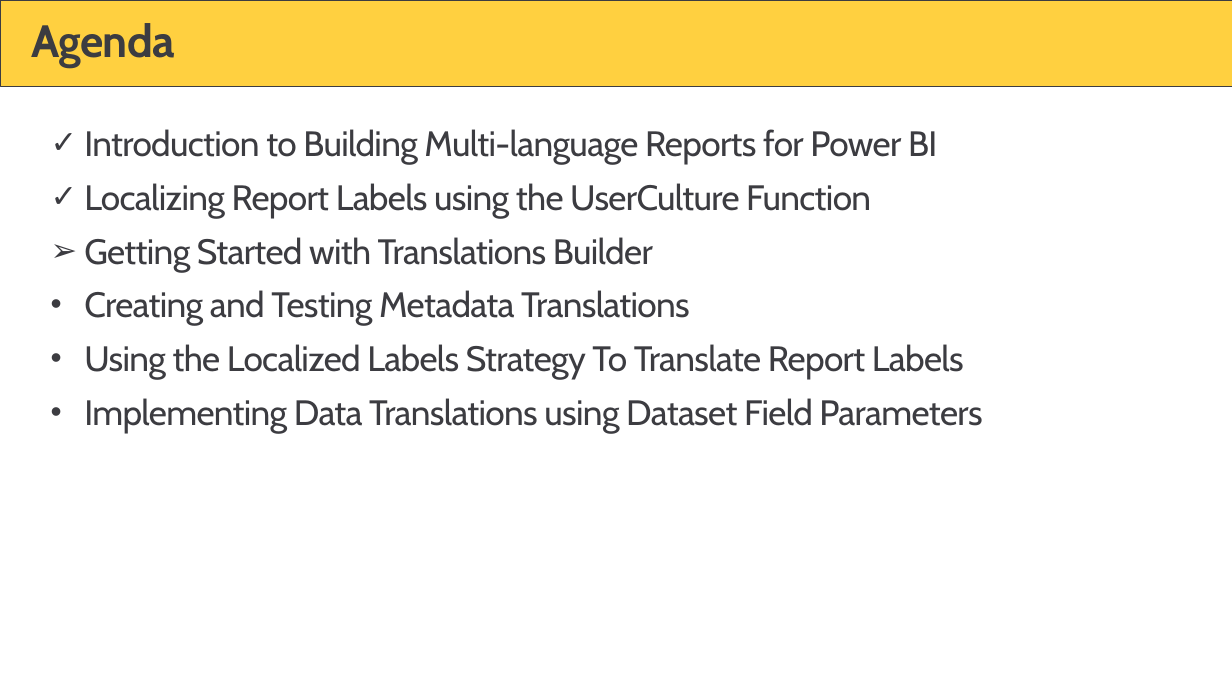
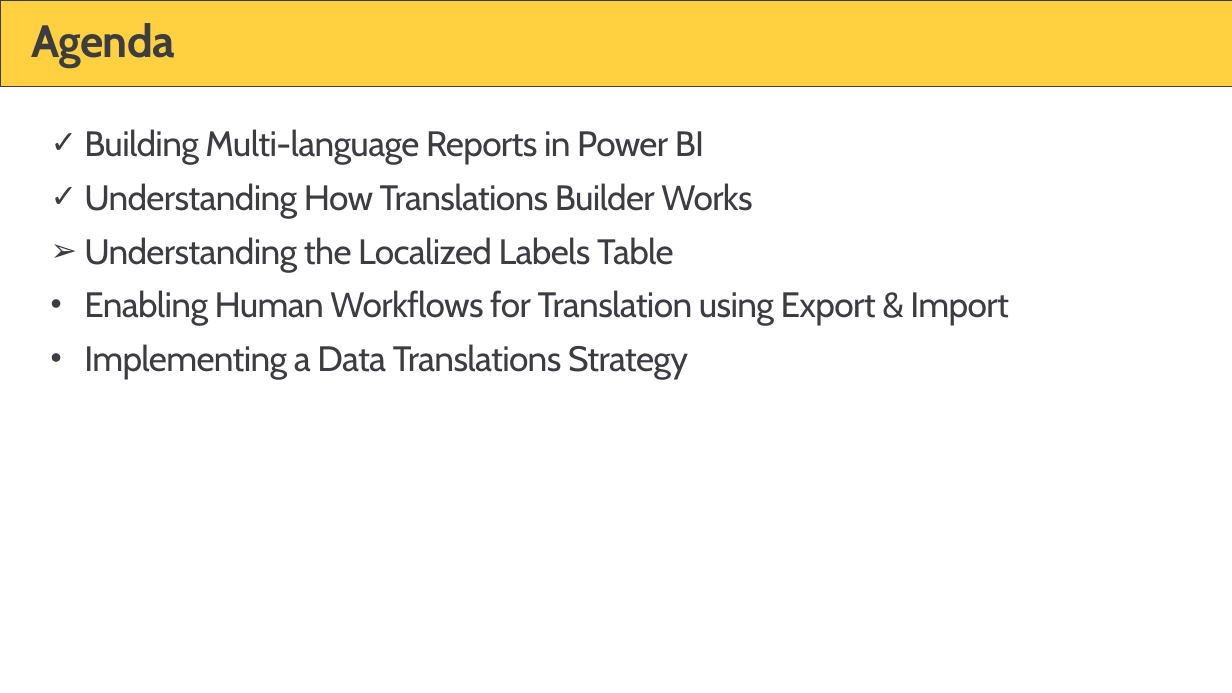
Before and after one commit to PowerBiDevCamp/TranslationsBuilder, a slide deck: slide 14 of Docs/Translations Builder.pptx (slide 9 before the commit). Drawn at 1232x693 pixels with LibreOffice and Linux fonts; fonts in the diff are those of the drawing; background and template pictures are left out. Boxes give left, top, right and bottom in pixels: in the first picture for what was removed or moved away, otherwise in the second. Text is boxed around its words. In the diff, an @@ line names an element or a change of style, - is before the commit and + after.

```diff
--- a/Docs/Translations Builder.pptx
+++ b/Docs/Translations Builder.pptx
@@ text at [84, 129, 1008, 379]: text changed @@
-✓ Introduction to Building Multi-language Reports for Power BI
-✓ Localizing Report Labels using the UserCulture Function
-➢ Getting Started with Translations Builder
-• Creating and Testing Metadata Translations
-• Using the Localized Labels Strategy To Translate Report Labels
-• Implementing Data Translations using Dataset Field Parameters
+✓ Building Multi-language Reports in Power BI
+✓ Understanding How Translations Builder Works
+➢ Understanding the Localized Labels Table
+• Enabling Human Workflows for Translation using Export & Import
+• Implementing a Data Translations Strategy
```
Also in this commit, not shown: 7 other slides changed, 5 slides added, 15 slides removed, 2 other files.
